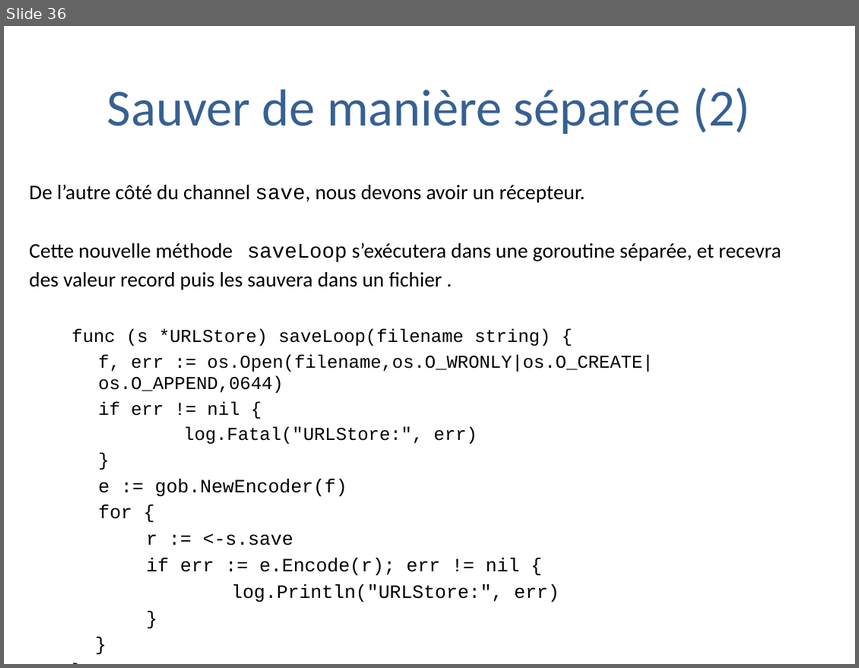
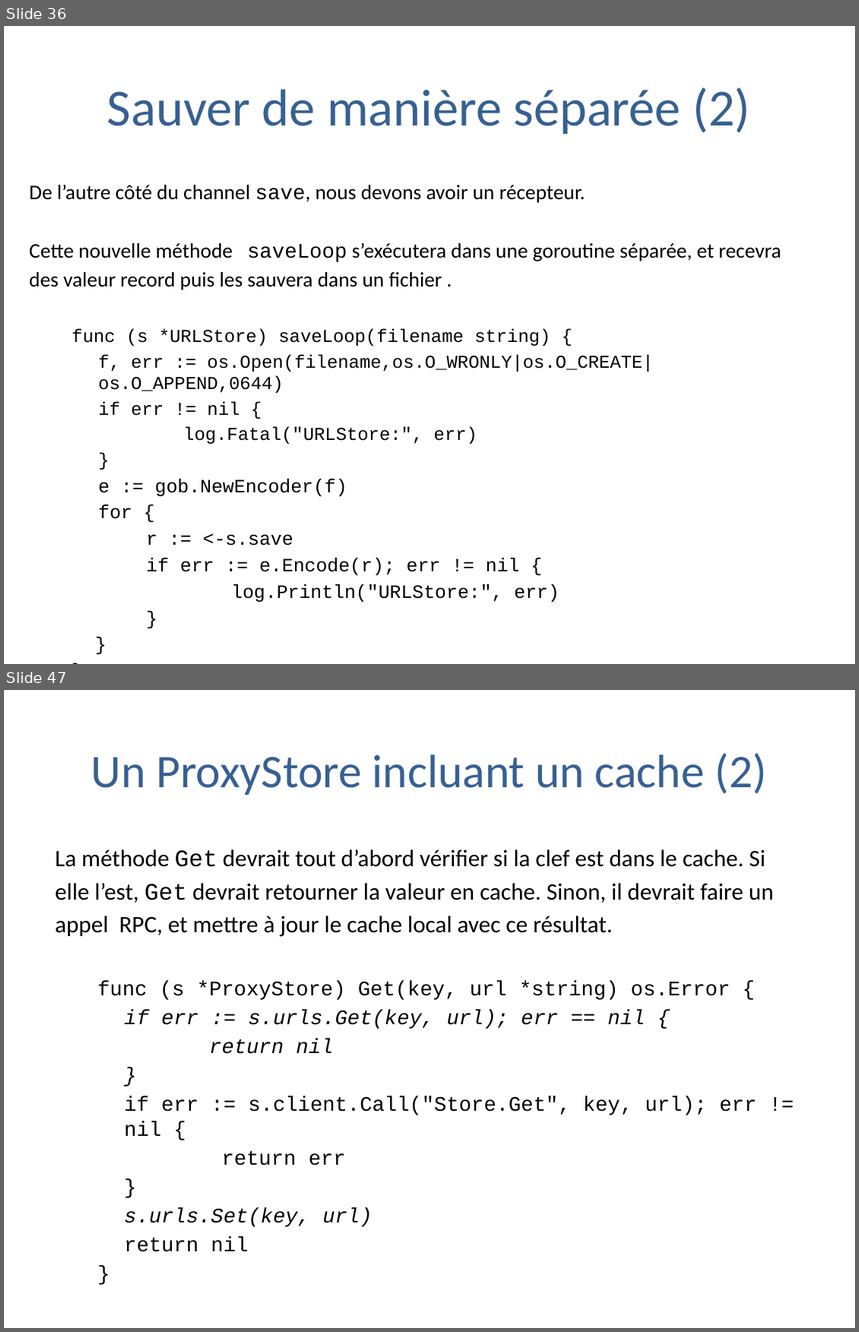
Before and after one commit to trash-anger/golang-france, a slide deck: Go-documentation/cours-general/Pratique de la programmation en go.pptx. Shown one above the other, each under a label of ours: slide 36 before the commit, slides 36 and 47 after it; the slides between them are not shown. The pictures are 859x668 and 859x1332 pixels, drawn with LibreOffice and Linux fonts; fonts in the diff are those of the drawing; background and template pictures are left out. Boxes give left, top, right and bottom in pixels: in the first picture for what was removed or moved away, otherwise in the second. Text is boxed around its words. In the diff, an @@ line names an element or a change of style, - is before the commit and + after.

```diff
--- a/Go-documentation/cours-general/Pratique de la programmation en go.pptx
+++ b/Go-documentation/cours-general/Pratique de la programmation en go.pptx
@@ slide 47 added at bbox=[4, 690, 855, 1328], background #FFFFFF @@
@@ title added at bbox=[91, 753, 767, 795], 39.6 pt, text #376092 @@
+Un ProxyStore incluant un cache (2)
@@ text added at bbox=[55, 850, 774, 1252], 17.5 pt, text #000000 @@
+La méthode Get devrait tout d’abord vérifier si la clef est dans le cache. Si
+elle l’est, Get devrait retourner la valeur en cache. Sinon, il devrait faire un
+appel RPC, et mettre à jour le cache local avec ce résultat.
+  func (s *ProxyStore) Get(key, url *string) os.Error {
+  if err := s.urls.Get(key, url); err == nil {
+  return nil
+  }
+  if err := s.client.Call("Store.Get", key, url); err != nil {
+  return err
+  }
+  s.urls.Set(key, url)
+  return nil
+  }
```
Also in this commit, not shown: 1 slide changed, 20 other slides added, 1 other file.
